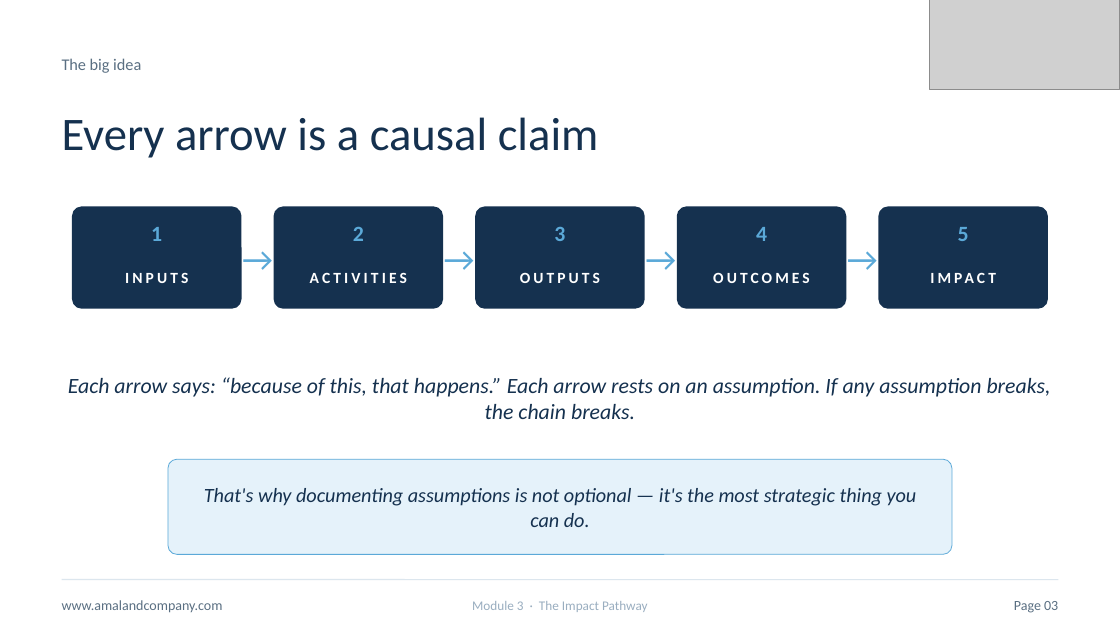
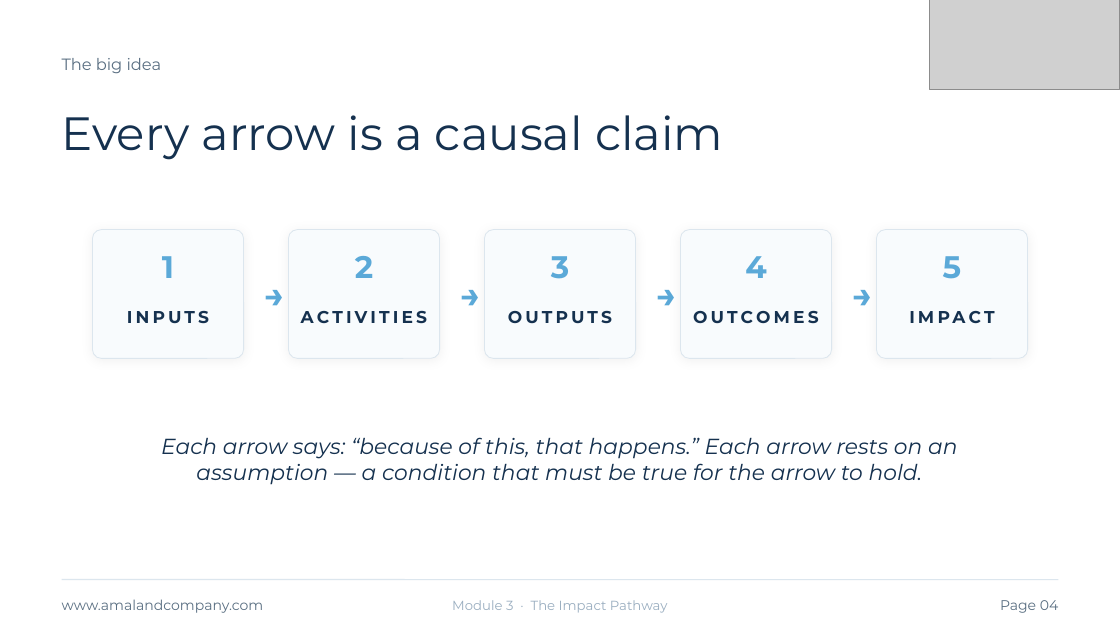
Before and after one commit to gihan-oss/TOCProgram, a slide deck: slide 4 of public/slides/module-3-impact-pathway.pptx (slide 3 before the commit). Drawn at 1120x630 pixels with LibreOffice and Linux fonts; fonts in the diff are those of the drawing; grey boxes stand for pictures. Boxes give left, top, right and bottom in pixels: in the first picture for what was removed or moved away, otherwise in the second. Text is boxed around its words. In the diff, an @@ line names an element or a change of style, - is before the commit and + after.

```diff
--- a/public/slides/module-3-impact-pathway.pptx
+++ b/public/slides/module-3-impact-pathway.pptx
@@ rounded rectangle: place and size @@
-rounded rectangle at (73,207,241,308)
+rounded rectangle at (92,230,243,358)
@@ rounded rectangle: place and size @@
-rounded rectangle at (274,207,442,308)
+rounded rectangle at (289,230,440,358)
@@ rounded rectangle: place and size @@
-rounded rectangle at (476,207,644,308)
+rounded rectangle at (485,230,636,358)
@@ rounded rectangle: place and size @@
-rounded rectangle at (678,207,846,308)
+rounded rectangle at (681,230,832,358)
@@ fill #15314F to #F8FBFD; outline #15314F 1 pt to #DCE6EE 0.5 pt; shadow on; proportions changed in 5 elements at (485,230,636,358), (681,230,832,358), (289,230,440,358), (92,230,243,358), (877,230,1028,358) @@
@@ rounded rectangle: place and size @@
-rounded rectangle at (879,207,1047,308)
+rounded rectangle at (877,230,1028,358)
@@ text "1": place and size @@
-text "1" at (151,227,162,241)
+text "1" at (162,256,174,278)
@@ text "2": place and size @@
-text "2" at (353,227,364,241)
+text "2" at (355,256,373,278)
@@ text "3": place and size @@
-text "3" at (554,227,565,241)
+text "3" at (551,256,569,279)
@@ text "4": place and size @@
-text "4" at (756,227,767,241)
+text "4" at (745,256,766,278)
@@ size 14 to 20 pt, font Calibri to Montserrat in 5 elements at (551,256,569,279), (745,256,766,278), (355,256,373,278), (162,256,174,278), (943,256,962,279) @@
@@ text "5": place and size @@
-text "5" at (958,227,969,241)
+text "5" at (943,256,962,279)
@@ text "INPUTS": place and size @@
-text "INPUTS" at (125,273,188,283)
+text "INPUTS" at (127,311,209,324)
@@ font Calibri to Montserrat, bold on in 4 elements at (840,271,885,316), (644,271,689,316), (448,271,493,316), (252,271,297,316) @@
@@ text "→": place and size @@
-text "→" at (241,207,274,308)
+text "→" at (252,271,297,316)
@@ text "ACTIVITIES": place and size @@
-text "ACTIVITIES" at (310,272,407,283)
+text "ACTIVITIES" at (301,311,427,324)
@@ text "→": place and size @@
-text "→" at (442,207,476,308)
+text "→" at (448,271,493,316)
@@ text "OUTPUTS": place and size @@
-text "OUTPUTS" at (520,272,600,283)
+text "OUTPUTS" at (508,311,612,324)
@@ text "→": place and size @@
-text "→" at (644,207,678,308)
+text "→" at (644,271,689,316)
@@ text "OUTCOMES": place and size @@
-text "OUTCOMES" at (713,272,810,283)
+text "OUTCOMES" at (693,311,819,324)
@@ text "→": place and size @@
-text "→" at (846,207,879,308)
+text "→" at (840,271,885,316)
@@ size 10 to 11 pt, font Calibri to Montserrat, text colour #FFFFFF to #15314F in 5 elements at (508,311,612,324), (693,311,819,324), (301,311,427,324), (127,311,209,324), (877,291,1028,342) @@
@@ text "IMPACT": place and size @@
-text "IMPACT" at (879,252,1047,302)
+text "IMPACT" at (877,291,1028,342)
@@ text at (161,437,958,485): text changed; font Calibri to Montserrat @@
-Each arrow says: “because of this, that happens.” Each arrow rests on an assumption. If any assumption breaks, the chain breaks.
+Each arrow says: “because of this, that happens.” Each arrow rests on an assumption — a condition that must be true for the arrow to hold.
@@ rounded rectangle removed at (168,459,952,554) @@
@@ text removed at (204,488,917,527) @@
-That's why documenting assumptions is not optional — it's the most strategic thing you can do.
@@ font Calibri to Montserrat in 4 elements at (62,58,162,73), (62,115,723,160), (62,599,264,613), (452,600,668,613) @@
@@ text at (1000,600,1059,613): text changed; font Calibri to Montserrat @@
-Page 03
+Page 04
```
Also in this commit, not shown: 12 other slides changed, 11 slides added, 2 slides removed.
